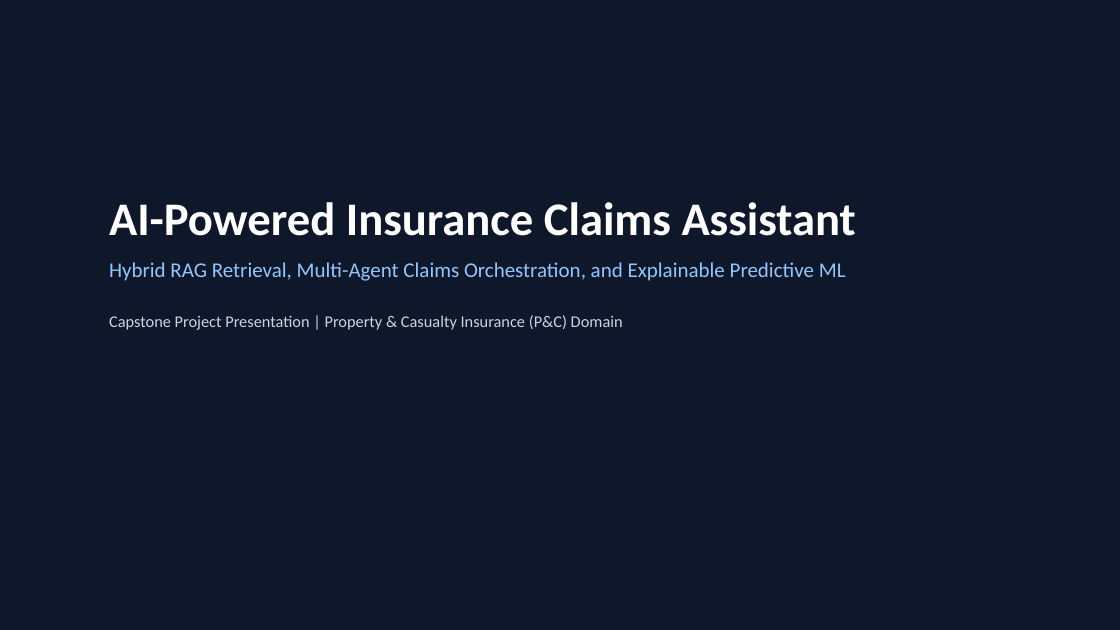
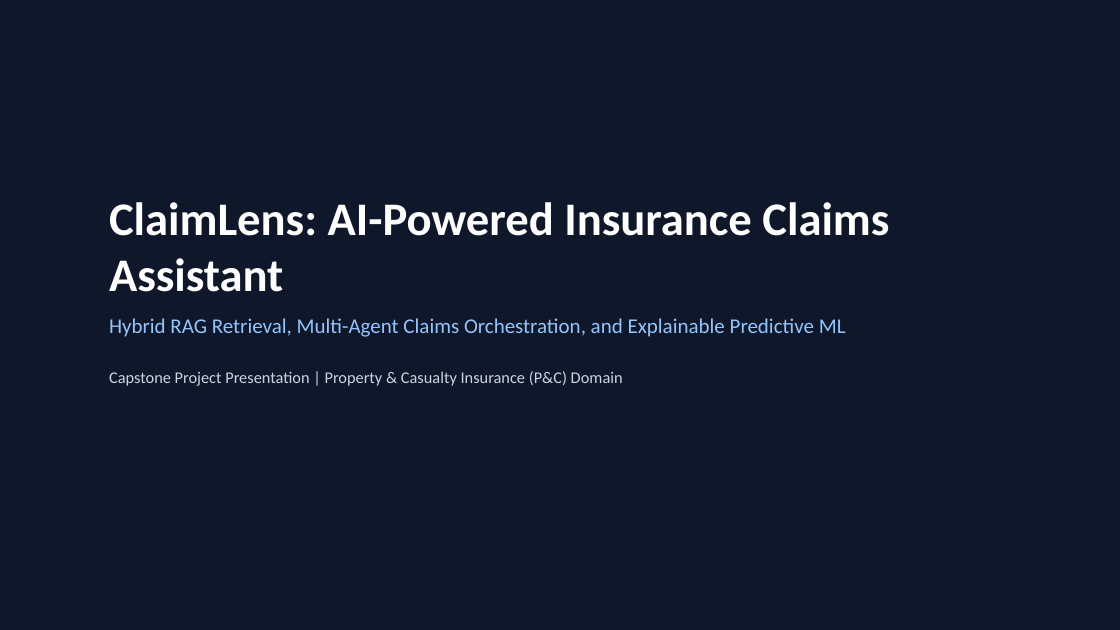
Before and after one commit to Ayushk3001/claimlens, a slide deck: slide 1 of presentation/Project_Presentation.pptx. Drawn at 1120x630 pixels with LibreOffice and Linux fonts; fonts in the diff are those of the drawing. Boxes give left, top, right and bottom in pixels: in the first picture for what was removed or moved away, otherwise in the second. Text is boxed around its words. In the diff, an @@ line names an element or a change of style, - is before the commit and + after.

Commit message:
Rebrand application, API, documentation, and deliverables to ClaimLens

```diff
--- a/presentation/Project_Presentation.pptx
+++ b/presentation/Project_Presentation.pptx
@@ text at (109,202,889,292): text changed @@
-AI-Powered Insurance Claims Assistant
+ClaimLens: AI-Powered Insurance Claims Assistant
```
Also in this commit, not shown: 6 other slides changed, 13 other files.
